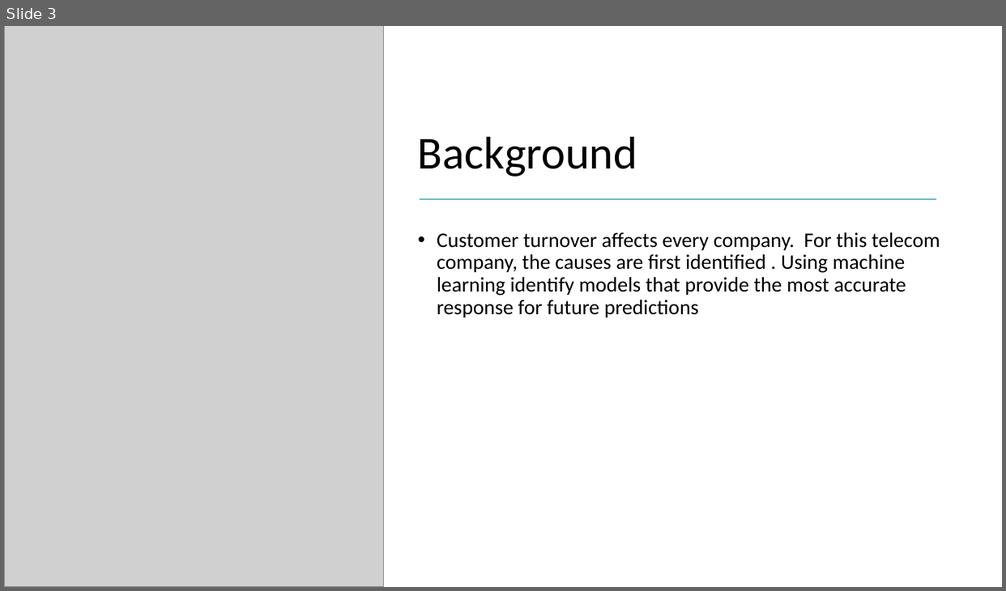
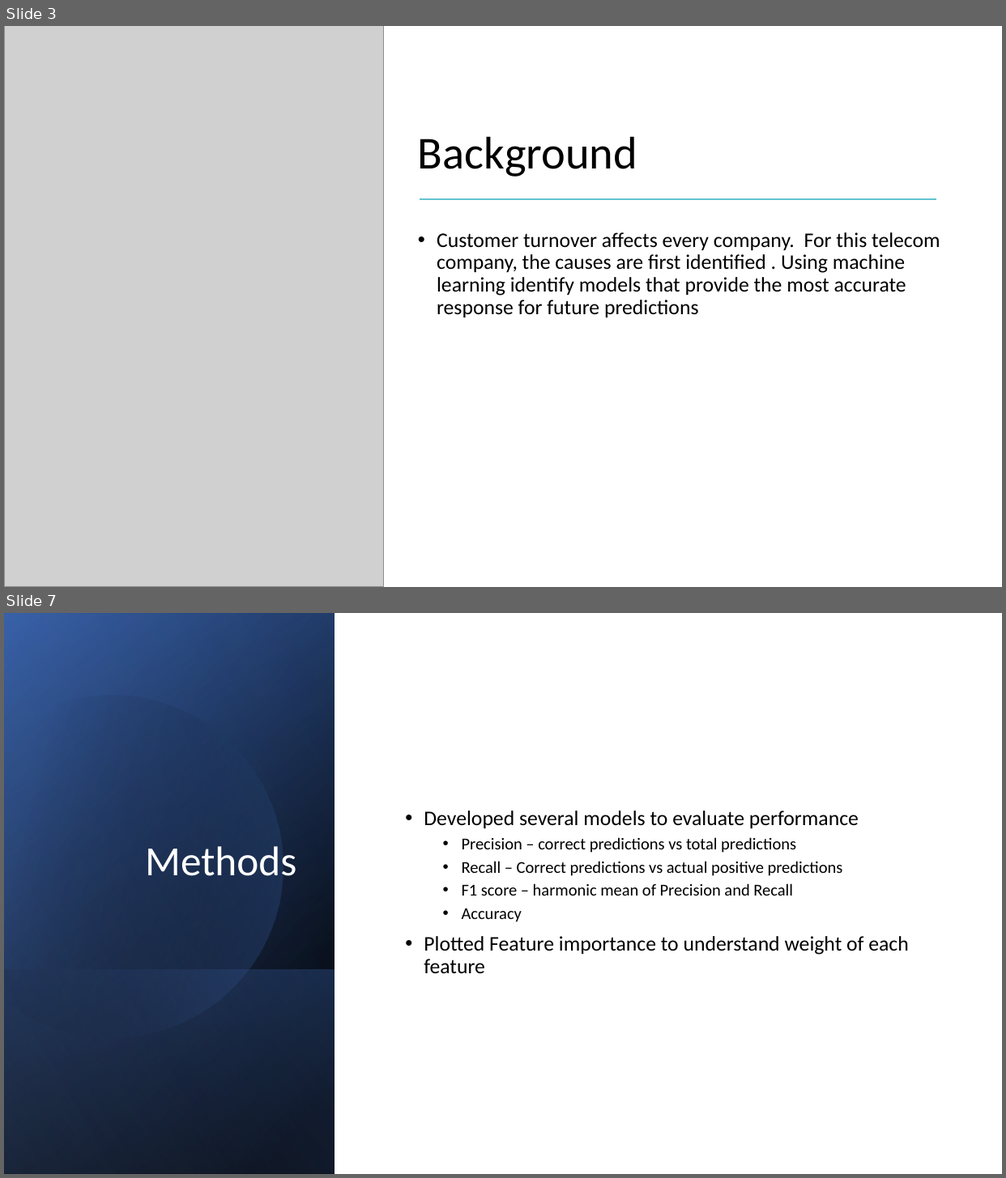
Before and after one commit to carlos-marin1742/dsc-phase-3-project, a slide deck: Phase 3 Presentation.pptx. Shown one above the other, each under a label of ours: slide 3 before the commit, slides 3 and 7 after it; the slides between them are not shown. The pictures are 1006x591 and 1006x1178 pixels, drawn with LibreOffice and Linux fonts; fonts in the diff are those of the drawing; grey boxes stand for pictures. Boxes give left, top, right and bottom in pixels: in the first picture for what was removed or moved away, otherwise in the second. Text is boxed around its words. In the diff, an @@ line names an element or a change of style, - is before the commit and + after.

```diff
--- a/Phase 3 Presentation.pptx
+++ b/Phase 3 Presentation.pptx
@@ slide 7 added at (4, 613, 1002, 1174), background #FFFFFF @@
@@ rectangle added at (4, 613, 1002, 1174), fill #FFFFFF @@
@@ rectangle added at (4, 613, 335, 1174), fill gradient #000000 to #2F5597 @@
@@ rectangle added at (4, 614, 335, 1174), fill gradient #000000 to #4472C4 @@
@@ rectangle added at (4, 613, 335, 1174), fill gradient #000000 to #8FAADC @@
@@ freeform shape added at (4, 655, 324, 1072), fill gradient #000000 to #4472C4 @@
@@ text added at (424, 811, 908, 974), 16 pt, text #000000 @@
+• Developed several models to evaluate performance
+  • Precision – correct predictions vs total predictions
+  • Recall – Correct predictions vs actual positive predictions
+  • F1 score – harmonic mean of Precision and Recall
+  • Accuracy
+• Plotted Feature importance to understand weight of each feature
@@ title added at (145, 846, 296, 876), 40 pt, text #FFFFFF @@
+Methods
@@ rectangle added at (4, 969, 335, 1174), fill gradient #4472C4 to #000000 @@
```
Also in this commit, not shown: 7 slides changed, 7 other files.
